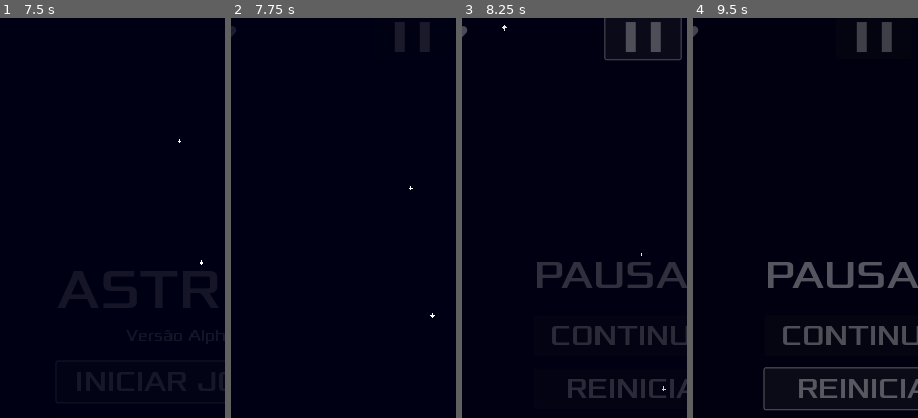
Above: before the commit, frames 1-4 (left to right).
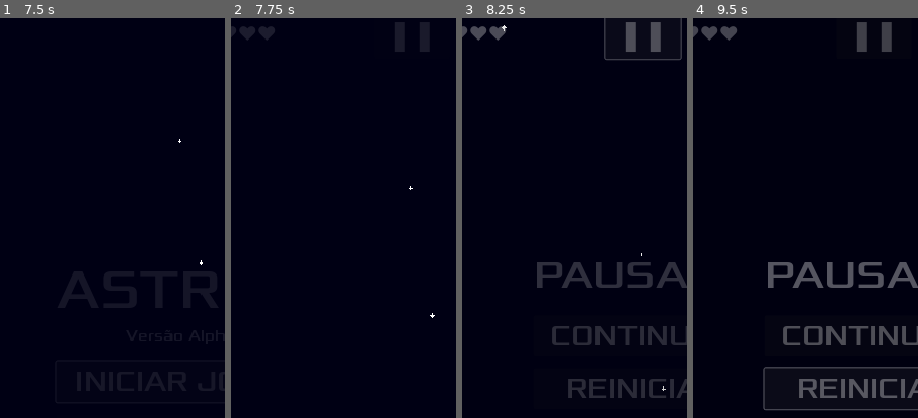
Above: after the commit, the same moments.

Repository: gabriel-codart/astros
Game: Godot game, scene res://UIs/opening.tscn
Two runs of this game, one before a commit and one after it. Both use one fixed random seed, a clock stepped at 60 frames per second and the inputs below.
Inputs:
- Up to frame 1 (7.5 s): tap Enter at 0.5, 3.5 s; hold Right (right) 0.53-1.28 s; tap Space (fire) at 0.6, 1.35, 2.1, 2.75, 2.85, 3.6, 4.35, 5.1, 5.85 s; hold Left (left) 1.28-2.03 s; hold Right (right) 2.03-3.53 s; hold Left (left) 3.53-5.78 s; hold Right (right) 5.78-6.5 s; click "INICIAR JOGO" at 6.5 s; click "INICIAR JOGO" at 7.25 s
- Up to frame 2 (7.75 s): no input
- Up to frame 3 (8.25 s): click "❚❚" at 8 s
- Up to frame 4 (9.5 s): click "REINICIAR" at 8.75 s
The pictures show only the part of the screen within x 10-60%, y 8-58%; the shares and areas given below are measured in that part.

Frame 1 is identical in both runs. In frame 2, 0.3% of the frame differs, in the area x 4-20%, y 2-6%; in frame 3, 0.3%; in frame 4, 0.4%, in the area x 3-20%, y 2-6%.

Commit message:
add Incremento de Dificuldade

Diff:
--- a/Asteroids/asteroid_spawn.gd
+++ b/Asteroids/asteroid_spawn.gd
@@ -2,6 +2,7 @@
 
 @export var asteroid_scene: PackedScene = preload("res://Asteroids/asteroid.tscn")
 @export var spawn_interval: float = 3.0   # tempo entre spawns
+@export var multiplicator: float = 1.0   # multiplicador
 @export var min_speed: float = 80.0
 @export var max_speed: float = 200.0
 @export var spawn_range_x: Vector2 = Vector2(0, 720)  # limites horizontais do spawn
@@ -28,7 +29,7 @@
 		-200
 	)
 	# Velocidade e rotação
-	var speed = randf_range(min_speed, max_speed)
+	var speed = randf_range(min_speed, max_speed) * multiplicator
 	var rot_speed = randf_range(rotation_speed_range.x, rotation_speed_range.y)
 	asteroid.set_meta("speed", speed)
 	asteroid.set_meta("rot_speed", rot_speed)
--- a/Background/background.gd
+++ b/Background/background.gd
@@ -13,7 +13,12 @@
 # Timer para spawn
 var spawn_timer: Timer
 
+# Partículas de Estrelas
+@onready var stars: GPUParticles2D = $Stars
+
 func _ready():
+	# Velocidade inicial das Estrelas
+	stars.speed_scale = 1.0
 	# Carregar todas as imagens da pasta
 	textures = [
 		load("res://Assets/Background/Planet1.png"),
--- a/Explosions and Particles/blast.gd
+++ b/Explosions and Particles/blast.gd
@@ -30,7 +30,7 @@
 	if is_protagonist:
 		# Se for um inimigo ou asteroide, o player ganha pontos
 		if area.is_in_group("Enemy"):
-			_add_points(2)
+			_add_points(1)
 		elif area.is_in_group("Asteroid"):
 			_add_points(1)
 	queue_free()
--- a/Global/background_instantiate.gd
+++ b/Global/background_instantiate.gd
@@ -15,3 +15,9 @@
 
 func reset_background():
 	spawn_background()
+
+func increase_stars_speed() -> void:
+	current_bg.stars.speed_scale += 0.25
+
+func reset_stars_speed() -> void:
+	current_bg.stars.speed_scale = 1.0
--- a/Sections/game.gd
+++ b/Sections/game.gd
@@ -4,12 +4,16 @@
 @onready var pause_scene: PackedScene = preload("res://UIs/pause_menu.tscn")
 
 @onready var prota: CharacterBody2D = $Prota
+@onready var enemy_spawner: Node2D = $Enemies
+@onready var asteroid_spawner: Node2D = $Asteroids
 @onready var HUD: CanvasLayer = $HUD
 @onready var anim: AnimationPlayer = $AnimationPlayer
 
 func _ready() -> void:
 	SongPlayer.play(SongPlayer.gameplay_theme)
 	prota.died.connect(_on_prota_died)
+	HUD.increase_enemies.connect(_increase_enemies)
+	HUD.increase_asteroids.connect(_increase_asteroids)
 	HUD.pause.connect(_on_pause_pressed)
 
 func _on_prota_died() -> void:
@@ -32,3 +36,13 @@
 
 func _on_fade_out() -> void:
 	anim.play("close")
+
+# Aumentando a Dificuldade
+
+func _increase_enemies(spawn_interval: float, multiplicator: float) -> void:
+	enemy_spawner.spawn_interval = spawn_interval
+	enemy_spawner.multiplicator = multiplicator
+
+func _increase_asteroids(spawn_interval: float, multiplicator: float) -> void:
+	asteroid_spawner.spawn_interval = spawn_interval
+	asteroid_spawner.multiplicator = multiplicator
--- a/Ships/enemy_spawn.gd
+++ b/Ships/enemy_spawn.gd
@@ -2,6 +2,7 @@
 
 @export var enemy_scene: PackedScene = preload("res://Ships/enemy.tscn")
 @export var spawn_interval: float = 5.0   # tempo entre spawns
+@export var multiplicator: float = 1.0   # multiplicador
 @export var min_speed: float = 100.0
 @export var max_speed: float = 200.0
 
@@ -21,15 +22,12 @@
 
 func spawn_enemy() -> void:
 	var enemy = enemy_scene.instantiate()
-
 	# Posição inicial (fora da tela, Y=-200)
 	enemy.position = Vector2(randf_range(0, 720), -200)
-
 	# Guardar velocidade como metadado
-	var speed = randf_range(min_speed, max_speed)
+	var speed = randf_range(min_speed, max_speed) * multiplicator
 	enemy.set_meta("speed", speed)
-
-	add_child(enemy)
+	add_child.call_deferred(enemy)
 
 func _process(delta: float) -> void:
 	for enemy in get_children():
--- a/Ships/prota.gd
+++ b/Ships/prota.gd
@@ -3,7 +3,7 @@
 signal died
 
 @export var speed: float = 300.0
-@export var health: int = 1
+@export var health: int = 3
 
 @onready var blast_scene: PackedScene = preload("res://Explosions and Particles/blast.tscn")
 @onready var shot_scene: PackedScene = preload("res://Explosions and Particles/shot.tscn")
@@ -75,12 +75,10 @@
 # ==============================
 
 func take_damage(amount: int) -> void:
-	print(health)
 	if health <= 0:
 		return
 	health -= amount
 	update_health_ui()
-
 	if health > 0:
 		SFXPlayer.explosion_small()
 		anim.play("hurt")
@@ -108,5 +106,5 @@
 
 func _on_animation_player_animation_finished(anim_name: StringName) -> void:
 	if anim_name == "dead":
-		emit_signal("died")
+		died.emit()
 		queue_free()
--- a/UIs/game_over.tscn
+++ b/UIs/game_over.tscn
@@ -11,6 +11,7 @@
 var scene_path: StringName = \"res://UIs/main_menu.tscn\"
 
 func _ready() -> void:
+	BackgroundInstantiate.reset_stars_speed()
 	SongPlayer.play(SongPlayer.game_over_theme)
 
 func set_scene_path(path_value: StringName) -> void:
@@ -29,12 +30,11 @@
 func _on_animation_player_animation_finished(anim_name: StringName) -> void:
 	if anim_name == \"close\":
 		if scene_path == \"restart\":
-			print(\"reinicia\")
-			emit_signal(\"fade_out\")
+			fade_out.emit()
 			await get_tree().create_timer(1.0).timeout
 			get_tree().reload_current_scene()
 		else:
-			emit_signal(\"fade_out\")
+			fade_out.emit()
 			await get_tree().create_timer(1.0).timeout
 			get_tree().change_scene_to_file(scene_path)
 "
--- a/UIs/hud.gd
+++ b/UIs/hud.gd
@@ -1,6 +1,8 @@
 extends CanvasLayer
 
 signal pause
+signal increase_enemies(spawn_interval: float, multiplicator: float)
+signal increase_asteroids(spawn_interval: float, multiplicator: float)
 
 @onready var life_label: Label = $Control/LifeContainer/LifeLabel
 @onready var score_label: Label = $Control/ScoreContainer/ScoreLabel
@@ -30,10 +32,47 @@
 func add_score(points: int) -> void:
 	score += points
 	score_label.text = str(score).pad_zeros(4)
+	# Verifica se pode aumentar as dificuldades
+	check_enemies_difficulty()
+	check_asteroids_difficulty()
+
+func check_enemies_difficulty() -> void:
+	if score == 5:
+		increase_enemies.emit(4.0, 1.25)
+	elif score == 10:
+		increase_enemies.emit(2.0, 1.5)
+	elif score == 15:
+		increase_enemies.emit(1.0, 1.75)
+	elif score == 20:
+		increase_enemies.emit(0.5, 2.0)
+	elif score == 25:
+		increase_enemies.emit(0.25, 2.25)
+	elif score == 30:
+		increase_enemies.emit(0.125, 2.5)
+
+func check_asteroids_difficulty() -> void:
+	if score == 10:
+		increase_asteroids.emit(2.0, 1.25)
+		BackgroundInstantiate.increase_stars_speed()
+	elif score == 20:
+		increase_asteroids.emit(1.0, 1.5)
+		BackgroundInstantiate.increase_stars_speed()
+	elif score == 30:
+		increase_asteroids.emit(0.5, 1.75)
+		BackgroundInstantiate.increase_stars_speed()
+	elif score == 40:
+		increase_asteroids.emit(0.25, 2.0)
+		BackgroundInstantiate.increase_stars_speed()
+	elif score == 50:
+		increase_asteroids.emit(0.125, 2.25)
+		BackgroundInstantiate.increase_stars_speed()
+	elif score == 50:
+		increase_asteroids.emit(0.1, 2.25)
+		BackgroundInstantiate.increase_stars_speed()
 
 func _on_pause_button_pressed():
 	SFXPlayer.click()
-	emit_signal("pause")
+	pause.emit()
 
 # Botão Left
 func _on_left_pressed():
--- a/UIs/pause_menu.tscn
+++ b/UIs/pause_menu.tscn
@@ -37,11 +37,11 @@
 		if scene_path == \"continue\":
 			queue_free()
 		elif scene_path == \"restart\":
-			emit_signal(\"fade_out\")
+			fade_out.emit()
 			await get_tree().create_timer(1.0).timeout
 			get_tree().reload_current_scene()
 		else:
-			emit_signal(\"fade_out\")
+			fade_out.emit()
 			await get_tree().create_timer(1.0).timeout
 			get_tree().change_scene_to_file(scene_path)
 
